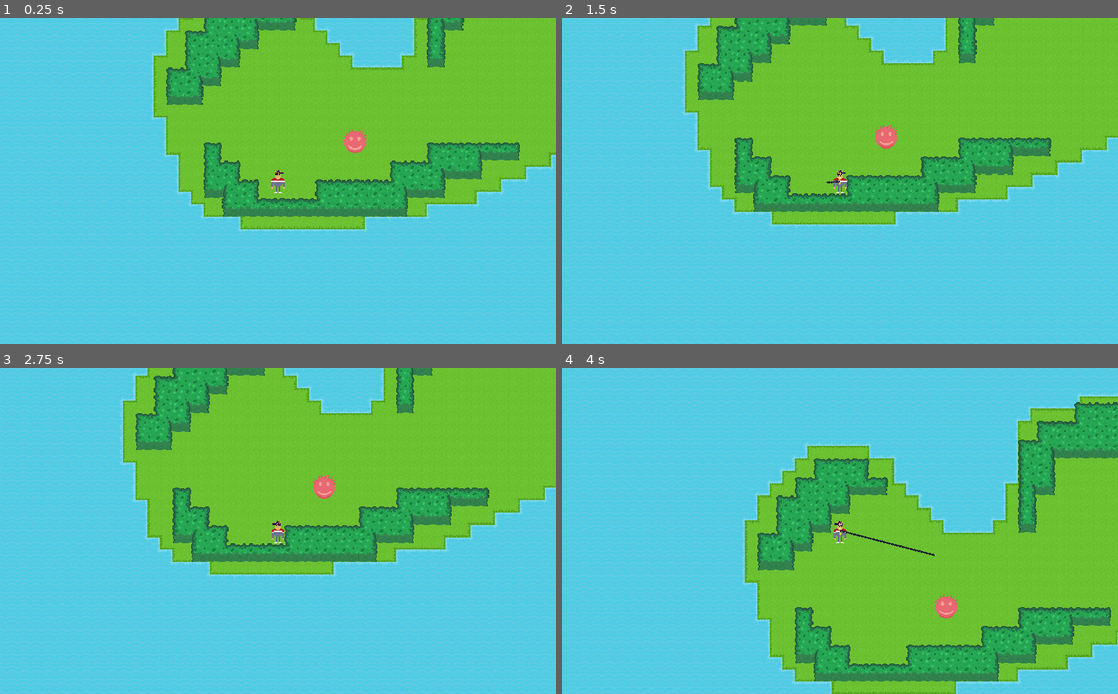
Above: before the commit, frames 1-4 (two rows, left to right).
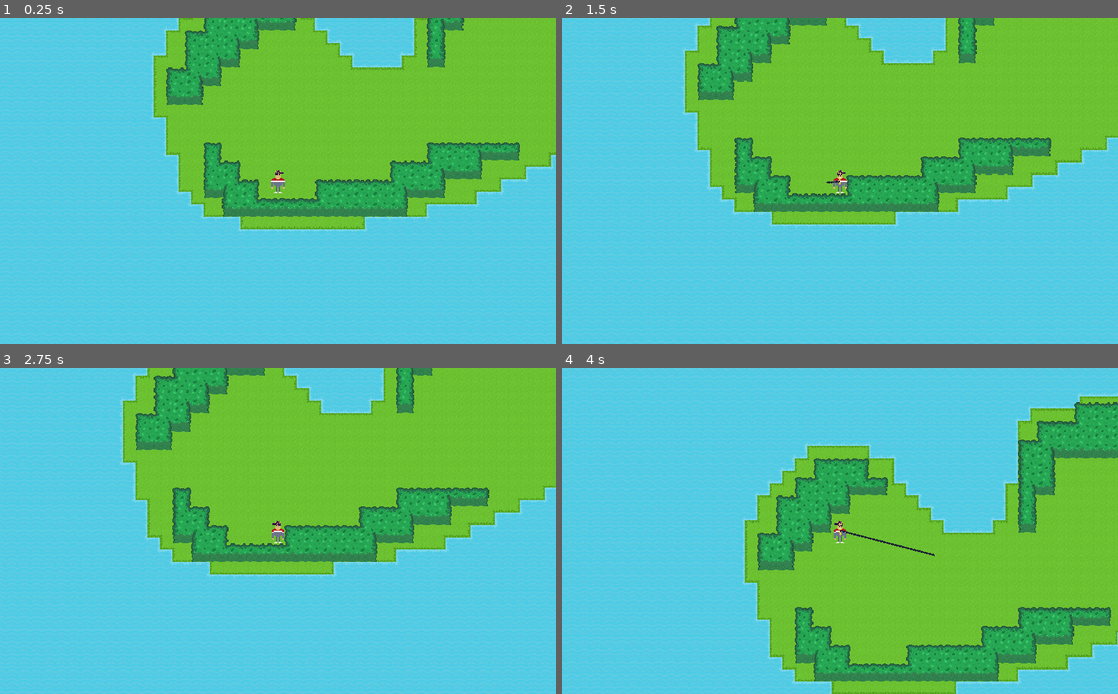
Above: after the commit, the same moments.

Repository: siffer331/Emalgemated
Game: Godot game, scene res://Src/Main/Main.tscn
Same seed, same stepped clock (60 frames per second), same inputs: the game is played once before the commit and once after it.
Inputs (mouse positions are in pixels of both pictures, inside the frame that each line leads up to):
- Up to frame 1 (0.25 s): no input
- Up to frame 2 (1.5 s): move the mouse to (962, 164) at 0.52 s; press the mouse at (962, 164) at 0.53 s; hold D (player_move_right) 0.53-1.28 s; move the mouse to (728, 197) at 1.27 s; release the mouse at (728, 197) at 1.28 s; hold S (player_move_down) from 1.28 s (still down); click (728, 197) at 1.35 s
- Up to frame 3 (2.75 s): tap Enter at 2 s; move the mouse to (333, 459) at 2.02 s; release S (player_move_down) at 2.03 s; press the mouse at (333, 459) at 2.03 s; hold D (player_move_right) from 2.03 s (still down)
- Up to frame 4 (4 s): move the mouse to (812, 596) at 2.77 s; release D (player_move_right) at 2.78 s; release the mouse at (812, 596) at 2.78 s; hold W (player_move_up) 2.78-3.53 s; click (812, 596) at 2.85 s; move the mouse to (1006, 579) at 3.52 s; press the mouse at (1006, 579) at 3.53 s; hold A (player_move_left) from 3.53 s (still down)

The runs differ from the first frame. In frame 1, 0.2% of the frame differs, in the area x 61-66%, y 34-42%; in frame 2, 0.2%; in frame 3, 0.2%; in frame 4, 0.2%, in the area x 67-72%, y 69-77%.

Commit message:
dooor spike door spike

Diff:
--- a/Src/Enemies/Enemy.gd
+++ b/Src/Enemies/Enemy.gd
@@ -2,3 +2,4 @@
 extends KinematicBody2D
 
 onready var controller = $Statemachine/Controller
+onready var timer: Timer = $Timer
--- a/Src/Enemies/Enemy.tscn
+++ b/Src/Enemies/Enemy.tscn
@@ -22,3 +22,5 @@
 texture = ExtResource( 1 )
 
 [node name="Col" type="CollisionShape2D" parent="."]
+
+[node name="Timer" type="Timer" parent="."]
--- a/Src/Enemies/Ranged/Ranged.tscn
+++ b/Src/Enemies/Ranged/Ranged.tscn
@@ -21,3 +21,7 @@
 
 [node name="Col" parent="." index="2"]
 shape = SubResource( 1 )
+
+[node name="Timer" parent="." index="3"]
+wait_time = 0.2
+one_shot = true
--- a/Src/Enemies/Ranged/RangedController.gd
+++ b/Src/Enemies/Ranged/RangedController.gd
@@ -2,7 +2,9 @@
 
 
 func use(dir: Vector2) -> void:
-	var projectile = load("res://Src/Enemies/Projectile.tscn").instance()
-	owner.get_parent().add_child(projectile)
-	projectile.rotation = dir.angle()
-	projectile.position = owner.position
+	if owner.timer.time_left == 0:
+		var projectile = load("res://Src/Enemies/Projectile.tscn").instance()
+		owner.get_parent().add_child(projectile)
+		projectile.rotation = dir.angle()
+		projectile.position = owner.position
+		owner.timer.start()
--- a/Src/Main/Main.tscn
+++ b/Src/Main/Main.tscn
@@ -1,8 +1,7 @@
-[gd_scene load_steps=4 format=2]
+[gd_scene load_steps=3 format=2]
 
 [ext_resource path="res://Src/Player/Player.tscn" type="PackedScene" id=1]
 [ext_resource path="res://Src/Level/Level.tscn" type="PackedScene" id=2]
-[ext_resource path="res://Src/Enemies/Ranged/Ranged.tscn" type="PackedScene" id=3]
 
 [node name="Main" type="Node2D"]
 
@@ -11,6 +10,3 @@
 z_index = 10
 
 [node name="Level" parent="." instance=ExtResource( 2 )]
-
-[node name="Ranged" parent="." instance=ExtResource( 3 )]
-position = Vector2( 99.6464, -47.9312 )
--- a/Src/Misc/Monolith.tscn
+++ b/Src/Misc/Monolith.tscn
@@ -13,6 +13,7 @@
 
 [node name="Timer" type="Timer" parent="."]
 wait_time = 0.7
+one_shot = true
 
 [node name="Col" type="CollisionShape2D" parent="."]
 position = Vector2( 0, 1 )
--- a/Src/Player/Chain.gd
+++ b/Src/Player/Chain.gd
@@ -13,3 +13,6 @@
 			$RayCast.get_collider().glow()
 			emit_signal("broken", controlling)
 			queue_free()
+		if points[1].length() > 350:
+			emit_signal("broken", controlling)
+			queue_free()
--- a/Src/Player/Controller.gd
+++ b/Src/Player/Controller.gd
@@ -27,7 +27,7 @@
 	var mouse_point = owner.get_local_mouse_position()
 	dir = int((mouse_point.angle()+PI)/(PI/2))
 	var v := Vector2.ZERO
-	owner.sprite.frame_coords.y = dir
+	owner.sprite.frame_coords.y = dir%4
 	owner.capture_cast.cast_to = mouse_point
 
 
@@ -42,9 +42,9 @@
 	if event.is_action_pressed("use"):
 		if capture_length == 0:
 			cast_capture()
-			for enemy in captured:
-				var controller = enemy.get_node("Statemachine/Controller")
-				controller.use(owner.get_local_mouse_position())
+		for enemy in captured:
+			var controller = enemy.get_node("Statemachine/Controller")
+			controller.use(owner.get_local_mouse_position())
 
 
 func cast_capture() -> void:
--- /dev/null
+++ b/Src/Systems/Reciever/Door/Door.gd
@@ -0,0 +1,11 @@
+extends "res://Src/Systems/Reciever/Reciever.gd"
+
+
+func open() -> void:
+	$Sprite.frame = 1
+	set_collision_layer_bit(0, false)
+
+
+func close() -> void:
+	$Sprite.frame = 0
+	set_collision_layer_bit(0, true)
--- /dev/null
+++ b/Src/Systems/Reciever/Door/Door.tscn
@@ -0,0 +1,15 @@
+[gd_scene load_steps=3 format=2]
+
+[ext_resource path="res://Src/Systems/Reciever/Door/Door.gd" type="Script" id=1]
+[ext_resource path="res://Assets/Terrain/spikes/ObeliskSprites.png" type="Texture" id=2]
+
+[node name="Door" type="StaticBody2D"]
+collision_mask = 0
+script = ExtResource( 1 )
+
+[node name="Sprite" type="Sprite" parent="."]
+texture = ExtResource( 2 )
+offset = Vector2( 0, -8 )
+hframes = 2
+
+[node name="CollisionShape2D" type="CollisionShape2D" parent="."]
--- /dev/null
+++ b/Src/Systems/Reciever/Reciever.gd
@@ -0,0 +1,31 @@
+extends StaticBody2D
+
+export var triggers := []
+
+var count := 0
+var open := false
+
+func _ready() -> void:
+	for trigger in triggers:
+		trigger.connect("value_changed", self, "_on_Trigger_value_changed")
+
+
+func _on_Trigger_value_changed(value: bool) -> void:
+	if value:
+		count += 1
+	else:
+		count -= 1
+	if count == len(triggers):
+		open = true
+		open()
+	elif open:
+		close()
+		open = false
+
+
+func open() -> void:
+	pass
+
+
+func close() -> void:
+	pass
--- a/Src/Systems/Trigger/Button/Button.gd
+++ b/Src/Systems/Trigger/Button/Button.gd
@@ -5,10 +5,32 @@
 
 func _on_body_entered(body: PhysicsBody2D) -> void:
 	holding += 1
-	$Sprite.frame = 1
+	if holding == 1:
+		value = true
+		emit_signal("value_changed", true)
+		$Sprite.frame = 1
 
 
 func _on_body_exited(body : PhysicsBody2D) -> void:
 	holding -= 1
 	if holding == 0:
+		value = false
+		emit_signal("value_changed", false)
 		$Sprite.frame = 0
+
+
+func trigger() -> void:
+	holding += 1
+	if holding == 1:
+		$Sprite.frame = 1
+		value = true
+		emit_signal("value_changed", true)
+	$Timer.start()
+
+
+func _on_Timer_timeout() -> void:
+	holding -= 1
+	if holding == 0:
+		value = false
+		emit_signal("value_changed", false)
+		$Sprite.frame = 0
--- a/Src/Systems/Trigger/Button/Button.tscn
+++ b/Src/Systems/Trigger/Button/Button.tscn
@@ -19,5 +19,8 @@
 position = Vector2( 0, 1 )
 shape = SubResource( 1 )
 
+[node name="Timer" type="Timer" parent="."]
+
 [connection signal="body_entered" from="." to="." method="_on_body_entered"]
 [connection signal="body_exited" from="." to="." method="_on_body_exited"]
+[connection signal="timeout" from="Timer" to="." method="_on_Timer_timeout"]
